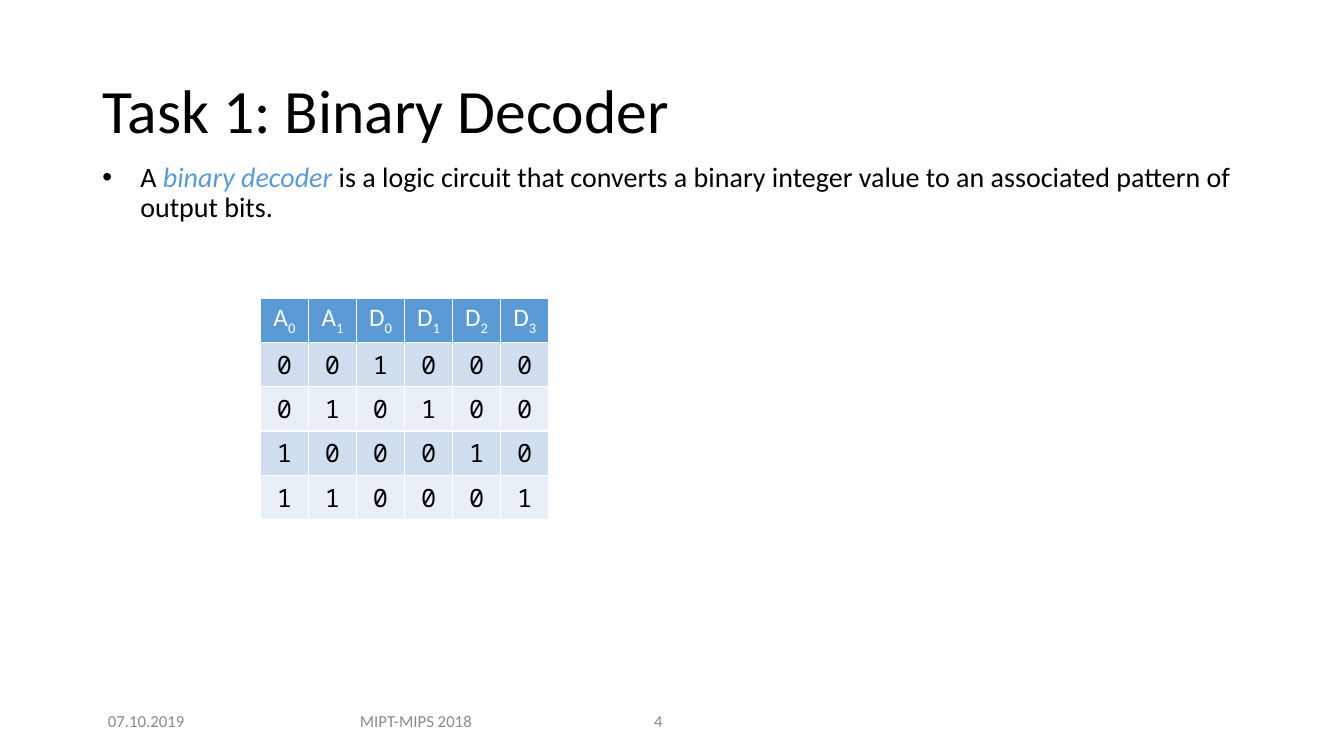
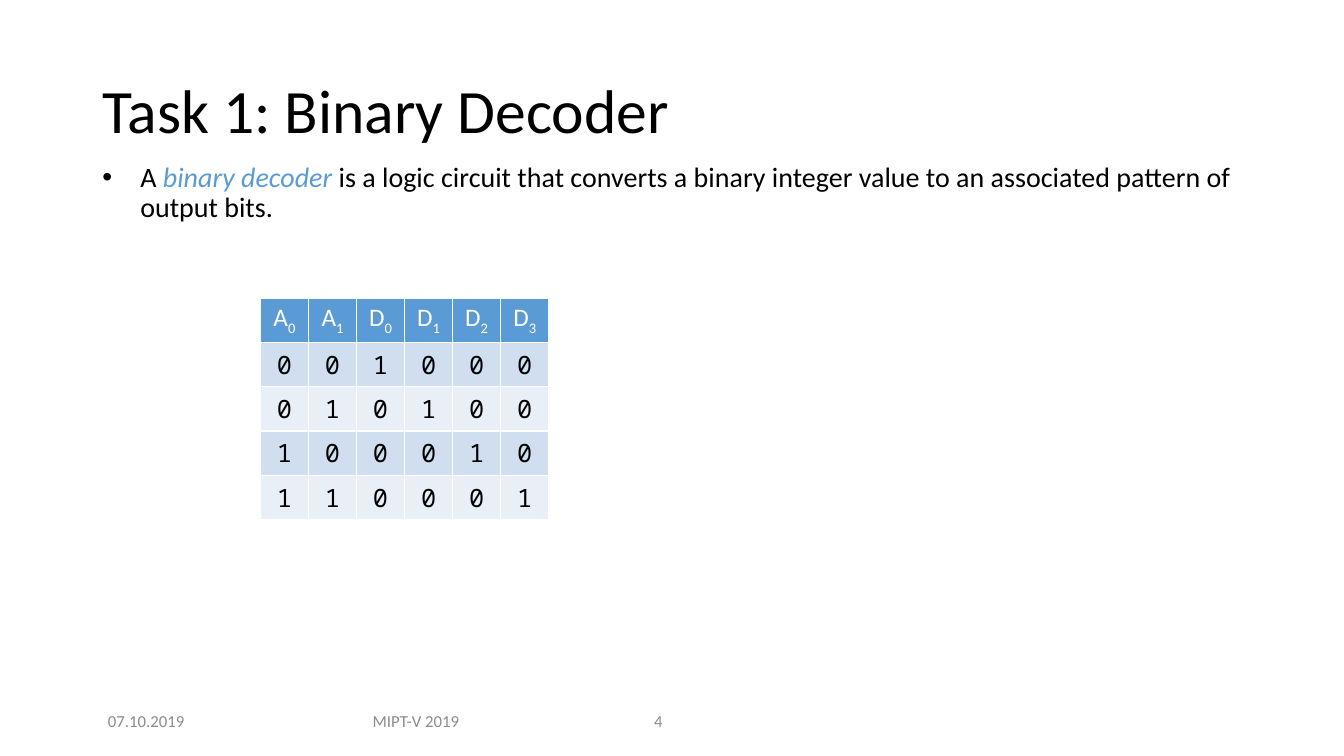
Before and after one commit to MIPT-ILab/ca-lectures, a slide deck: slide 4 of mipt-mips/2019/P1/Practice 1 - Combinational and Sequential Circuits.pptx. Drawn at 1344x756 pixels with LibreOffice and Linux fonts; fonts in the diff are those of the drawing; background and template pictures are left out. Boxes give left, top, right and bottom in pixels: in the first picture for what was removed or moved away, otherwise in the second. Text is boxed around its words. In the diff, an @@ line names an element or a change of style, - is before the commit and + after.

```diff
--- a/mipt-mips/2019/P1/Practice 1 - Combinational and Sequential Circuits.pptx
+++ b/mipt-mips/2019/P1/Practice 1 - Combinational and Sequential Circuits.pptx
@@ text at [373, 716, 459, 727]: text changed @@
-MIPT-MIPS 2018
+MIPT-V 2019
```
Also in this commit, not shown: 11 other slides changed, 3 other files.
